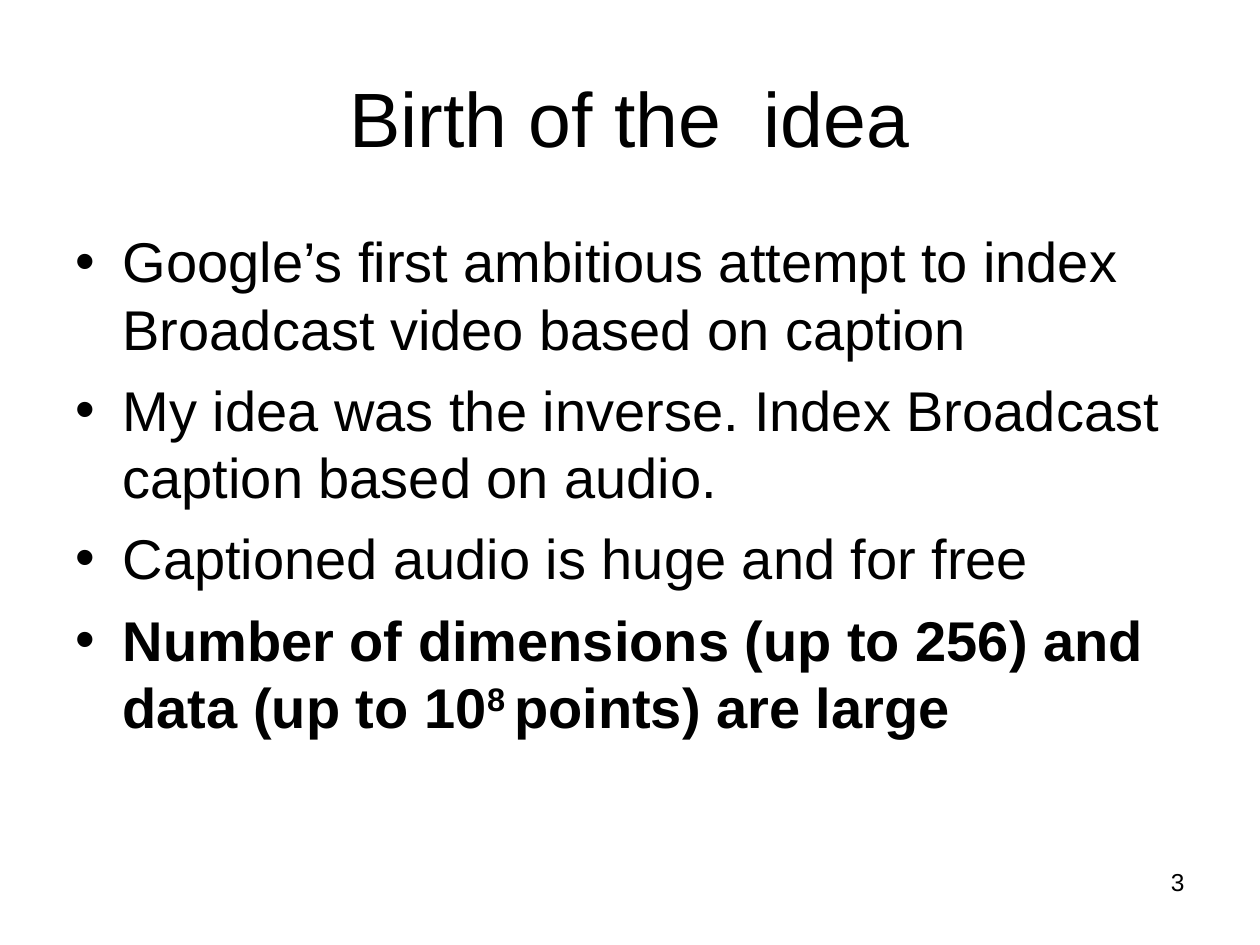
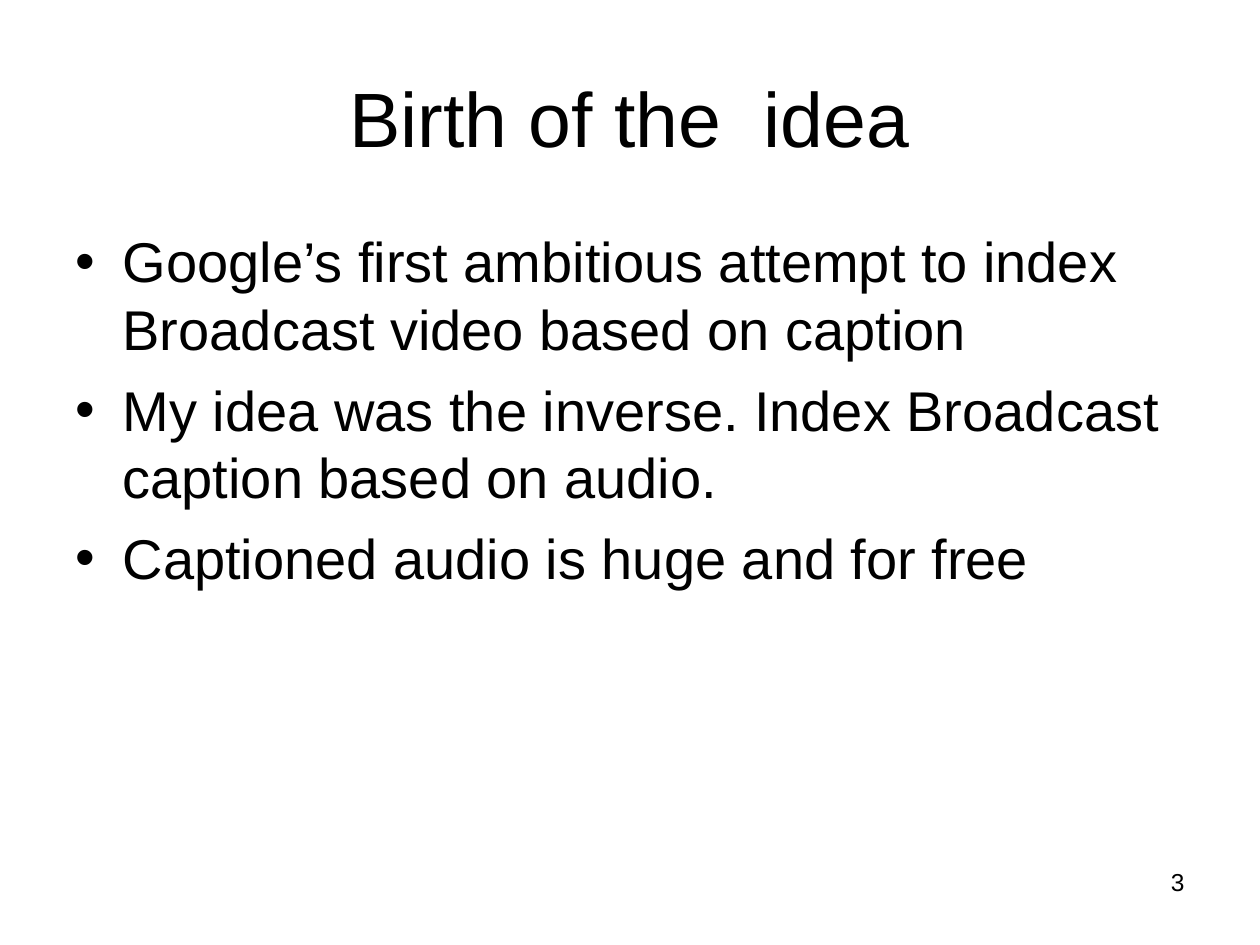
Before and after one commit to subailong/mlpack, a slide deck: slide 3 of fastlib/u/nvasil/docs/proposal/proposal.ppt. Drawn at 1260x945 pixels with LibreOffice and Linux fonts; fonts in the diff are those of the drawing. Boxes give left, top, right and bottom in pixels: in the first picture for what was removed or moved away, otherwise in the second. Text is boxed around its words. In the diff, an @@ line names an element or a change of style, - is before the commit and + after.

```diff
--- a/fastlib/u/nvasil/docs/proposal/proposal.ppt
+++ b/fastlib/u/nvasil/docs/proposal/proposal.ppt
@@ text at <box>123,620,1142,739</box>: paragraph removed @@
-• Number of dimensions (up to 256) and data (up to 108 points) are large
```
Also in this commit, not shown: 4 other slides changed, 6 other files.
